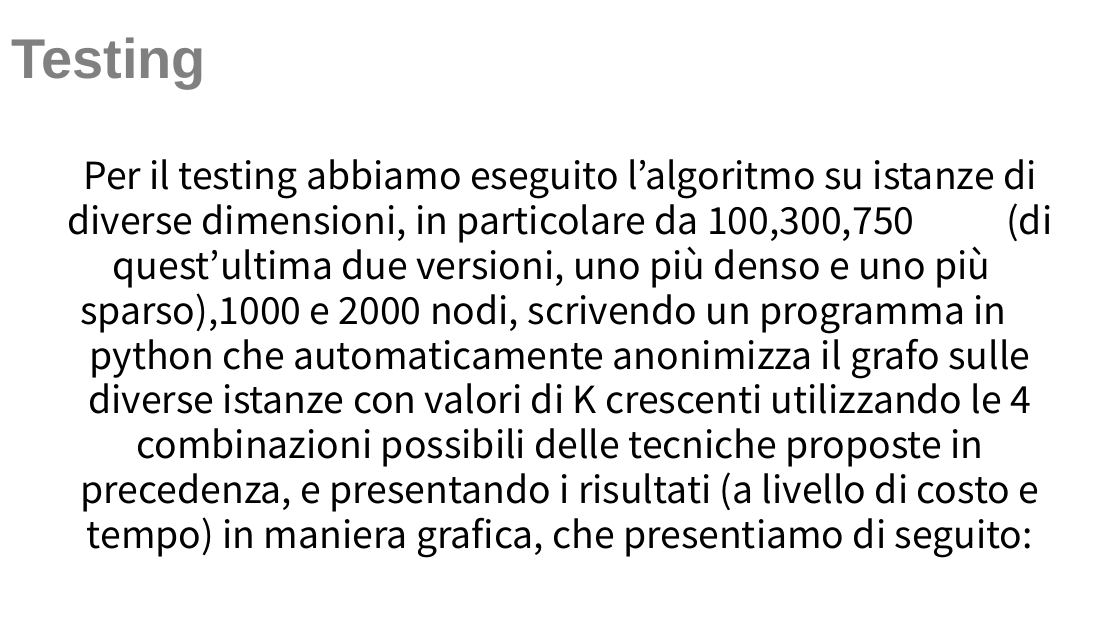
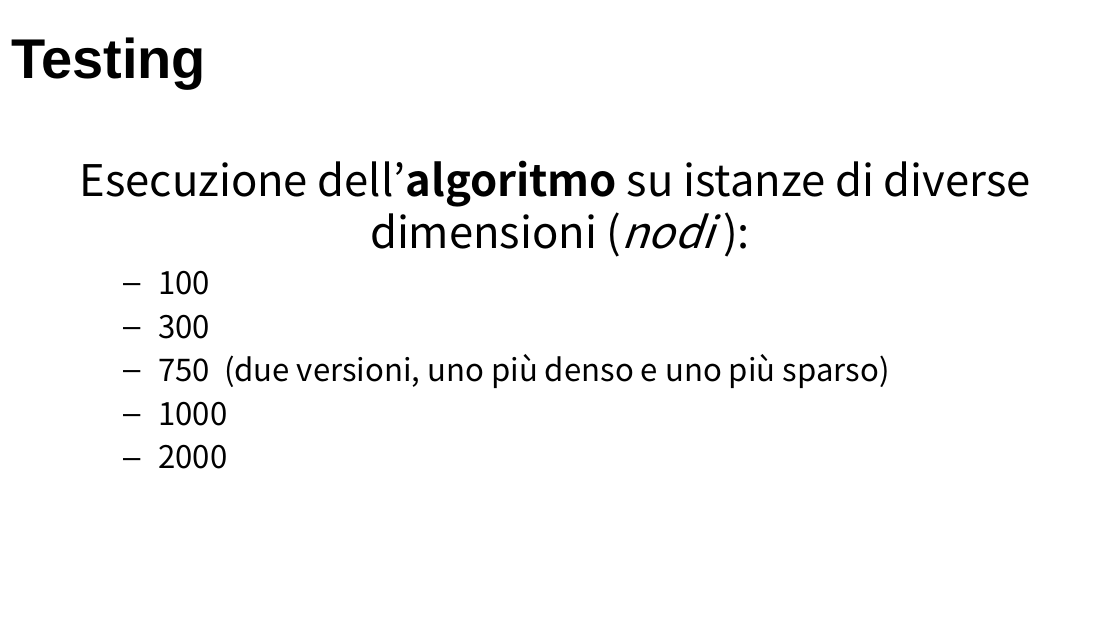
Before and after one commit to Navypowder/DP-P-project, a slide deck: slide 14 of Presentation/Towards_Identity_Anonymization_on_graph(K-degree anonymization).pptx (slide 13 before the commit). Drawn at 1120x630 pixels with LibreOffice and Linux fonts; fonts in the diff are those of the drawing; background and template pictures are left out. Boxes give left, top, right and bottom in pixels: in the first picture for what was removed or moved away, otherwise in the second. Text is boxed around its words. In the diff, an @@ line names an element or a change of style, - is before the commit and + after.

```diff
--- a/Presentation/Towards_Identity_Anonymization_on_graph(K-degree anonymization).pptx
+++ b/Presentation/Towards_Identity_Anonymization_on_graph(K-degree anonymization).pptx
@@ title "Testing" at bbox=[11, 37, 206, 88]: text colour #808080 to #000000 @@
@@ text at bbox=[80, 160, 1031, 469]: text changed; size 24 to 28 pt @@
-Per il testing abbiamo eseguito l’algoritmo su istanze di diverse dimensioni, in particolare da 100,300,750 (di quest’ultima due versioni, uno più denso e uno più sparso),1000 e 2000 nodi, scrivendo un programma in python che automaticamente anonimizza il grafo sulle diverse istanze con valori di K crescenti utilizzando le 4 combinazioni possibili delle tecniche proposte in precedenza, e presentando i risultati (a livello di costo e tempo) in maniera grafica, che presentiamo di seguito:
+Esecuzione dell’algoritmo su istanze di diverse dimensioni (nodi ):
+  – 100
+  – 300
+  – 750 (due versioni, uno più denso e uno più sparso)
+  – 1000
+  – 2000
```
Also in this commit, not shown: 17 other slides changed, 2 slides added.
